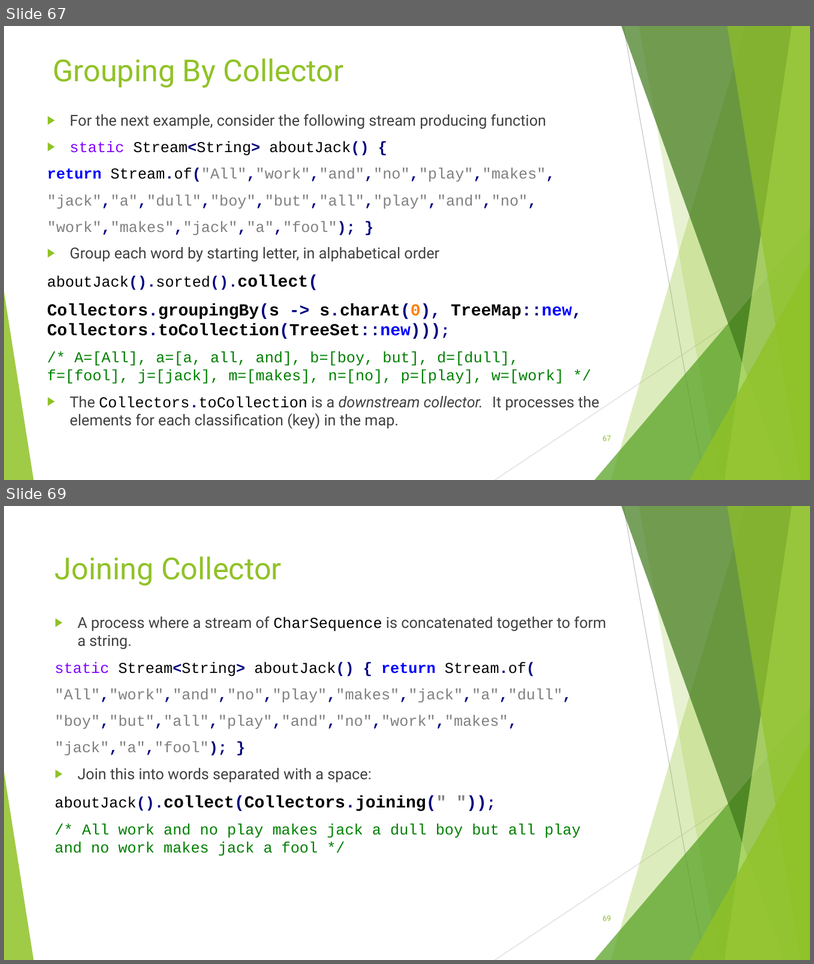
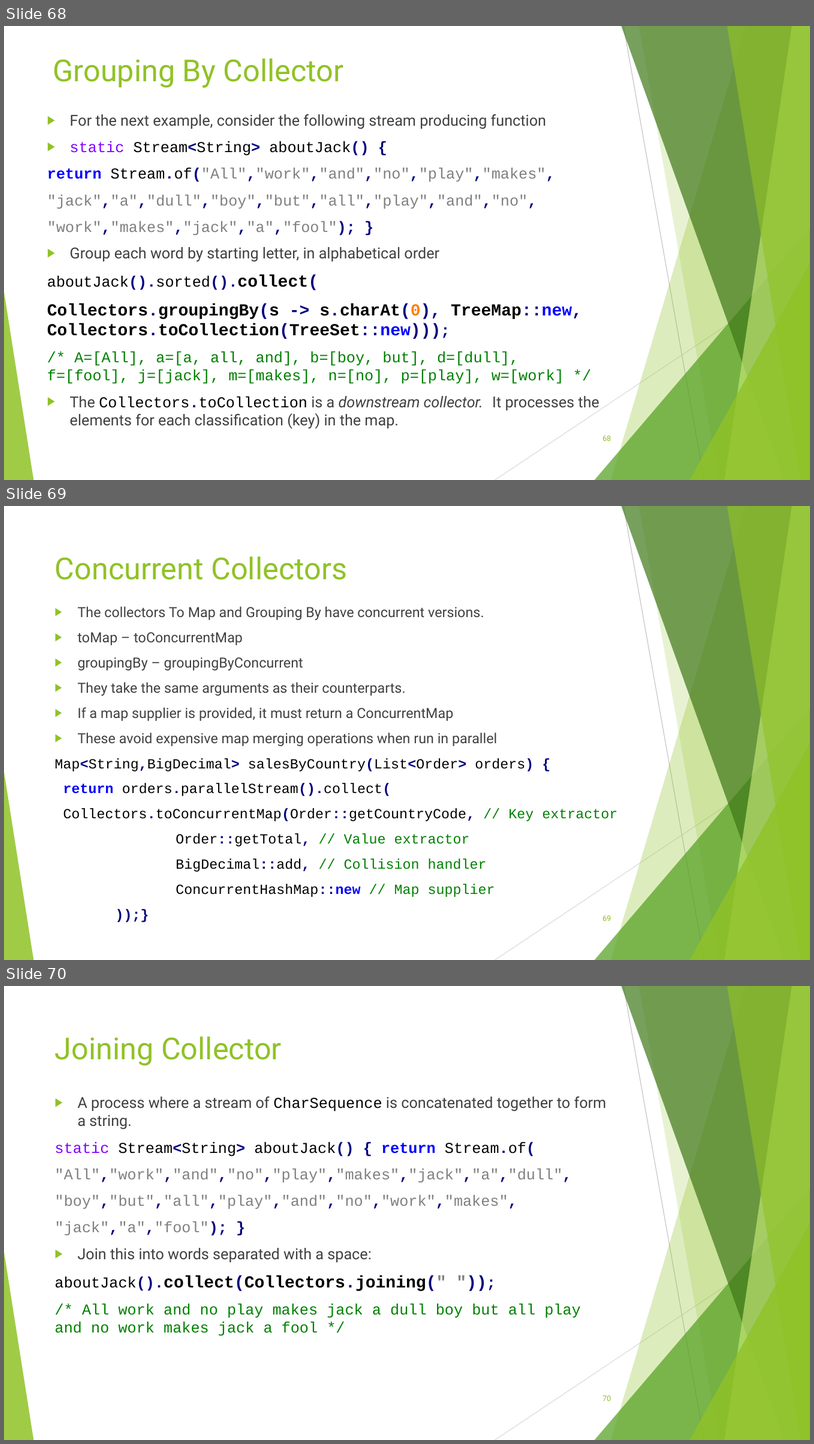
Before and after one commit to RichardRoda/2017-CodePaLOUsa-Lambda, a slide deck: Learning to Love the Lambda in the Stream.pptx. Shown one above the other, each under a label of ours: slides 67 and 69 before the commit, slides 68, 69 and 70 after it; the slides between them are not shown. The pictures are 814x964 and 814x1444 pixels, drawn with LibreOffice and Linux fonts; fonts in the diff are those of the drawing. Boxes give left, top, right and bottom in pixels: in the first picture for what was removed or moved away, otherwise in the second. Text is boxed around its words. In the diff, an @@ line names an element or a change of style, - is before the commit and + after.

Commit message:
Add "toMap" collector to slides.  Consolidate the existing "groupingBy" concurrent collector slide into one that mentions that concurrent versions of toConcurrentMap and groupingByConcurrent are available.

```diff
--- a/Learning to Love the Lambda in the Stream.pptx
+++ b/Learning to Love the Lambda in the Stream.pptx
@@ slide 69 added at (4, 506, 810, 960), background #FFFFFF; not listed: 10 template elements that a slide beside it also shows @@
@@ title added at (55, 556, 347, 580), 36 pt, text #90C226 @@
+Concurrent Collectors
@@ text added at (55, 606, 618, 897), 16.6 pt, text #404040 @@
+▶ The collectors To Map and Grouping By have concurrent versions.
+▶ toMap – toConcurrentMap
+▶ groupingBy – groupingByConcurrent
+▶ They take the same arguments as their counterparts.
+▶ If a map supplier is provided, it must return a ConcurrentMap
+▶ These avoid expensive map merging operations when run in parallel
+Map<String,BigDecimal> salesByCountry(List<Order> orders) {
+return orders.parallelStream().collect(
+Collectors.toConcurrentMap(Order::getCountryCode, // Key extractor
+Order::getTotal, // Value extractor
+BigDecimal::add, // Collision handler
+ConcurrentHashMap::new // Map supplier
+));}
@@ page number added at (603, 915, 611, 921), 9 pt, text #90C226 @@
+69
@@ what was slide 67 is now slide 68 @@
@@ page number at (603, 435, 611, 441): text changed @@
-67
+68
@@ what was slide 69 is now slide 70 @@
@@ page number at (603, 1395, 611, 1401): text changed @@
-69
+70
```
Also in this commit, not shown: 1 slide changed, 1 other slide added, 1 slide removed, 1 other file.
